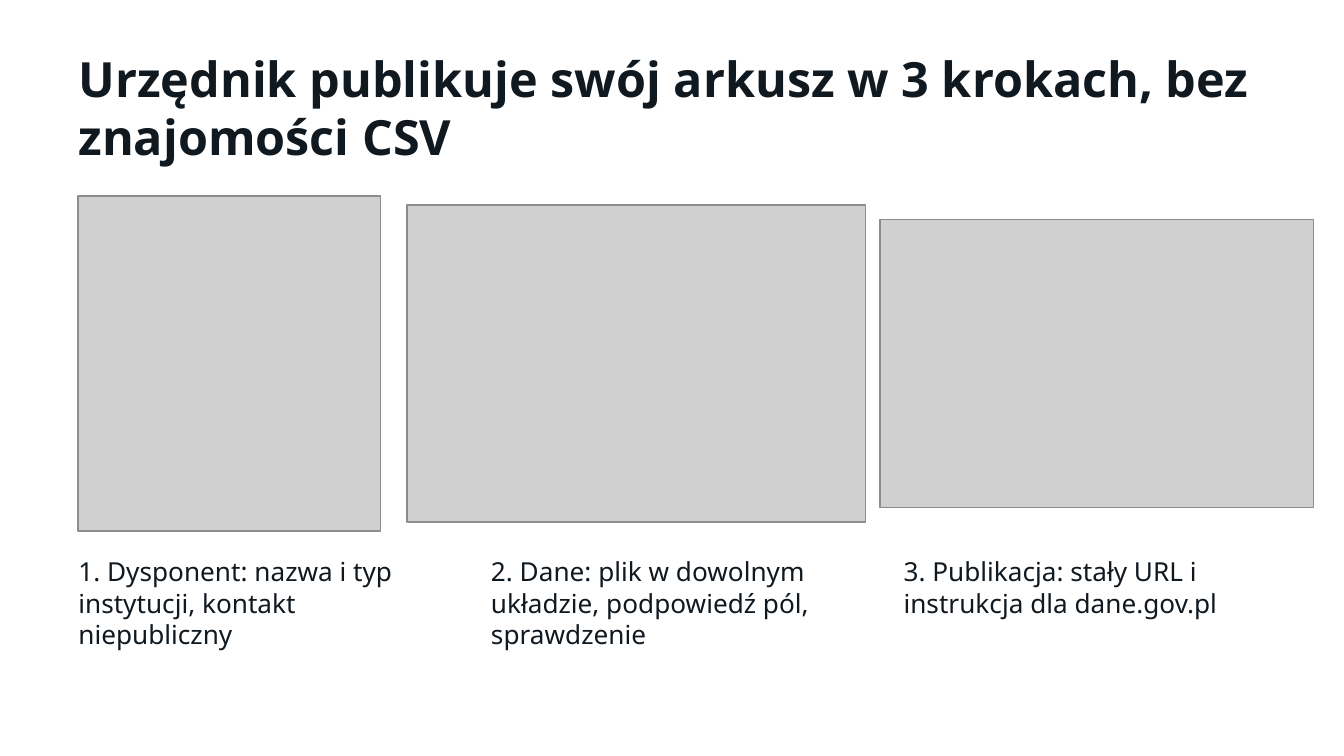
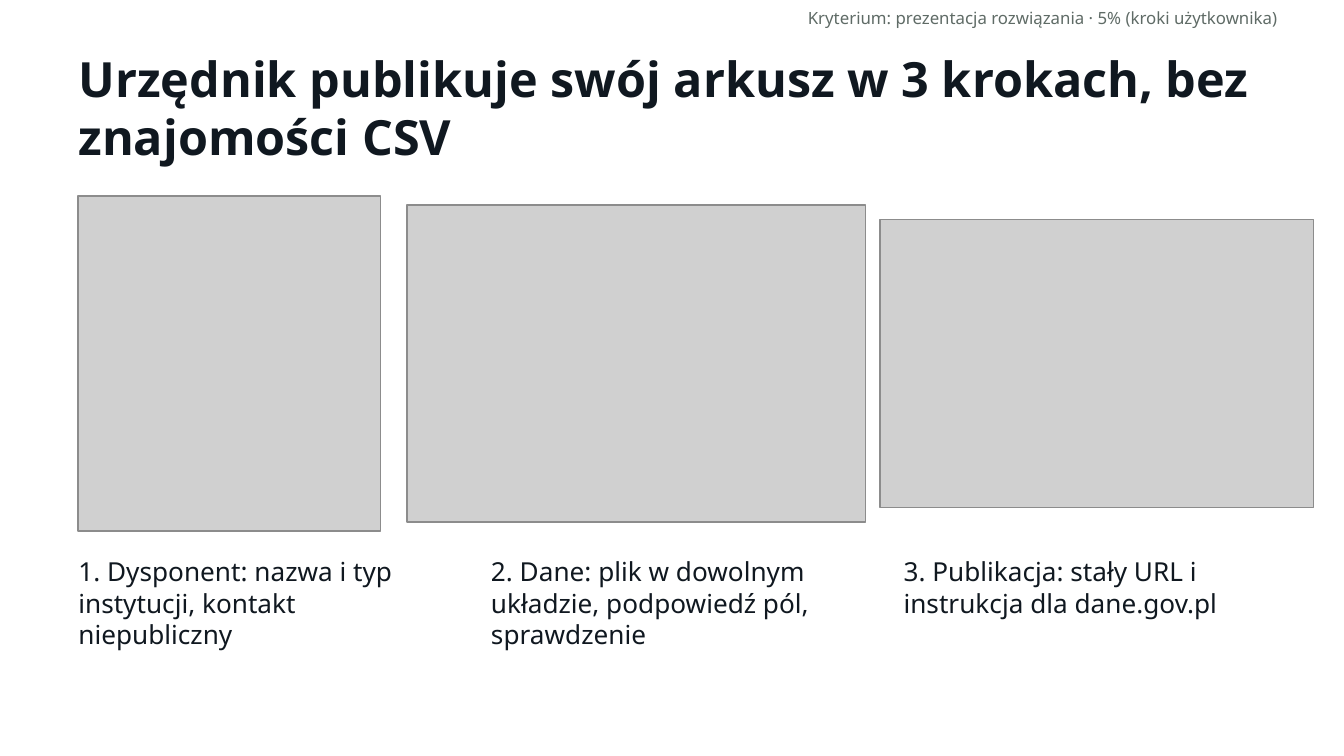
Before and after one commit to LastMinuteGameStudio/hacknation, a slide deck: slide 4 of prezentacja/AEDane – Misja AED (HackNation 2026).pptx. Drawn at 1344x756 pixels with LibreOffice and Linux fonts; fonts in the diff are those of the drawing; grey boxes stand for pictures. Boxes give left, top, right and bottom in pixels: in the first picture for what was removed or moved away, otherwise in the second. Text is boxed around its words. In the diff, an @@ line names an element or a change of style, - is before the commit and + after.

```diff
--- a/prezentacja/AEDane – Misja AED (HackNation 2026).pptx
+++ b/prezentacja/AEDane – Misja AED (HackNation 2026).pptx
@@ text added at box(808, 11, 1277, 28), 9 pt, text #5F6B66 @@
+Kryterium: prezentacja rozwiązania · 5% (kroki użytkownika)
```
Also in this commit, not shown: 11 other slides changed, 5 slides removed.
